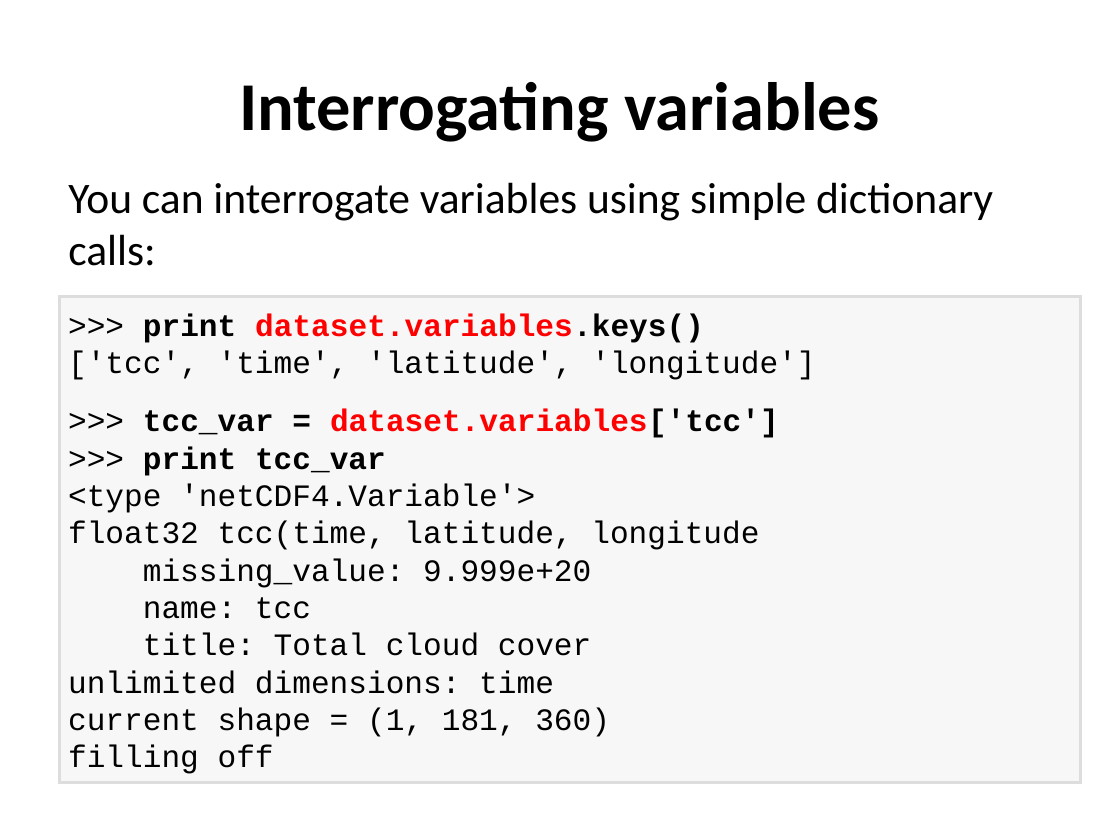
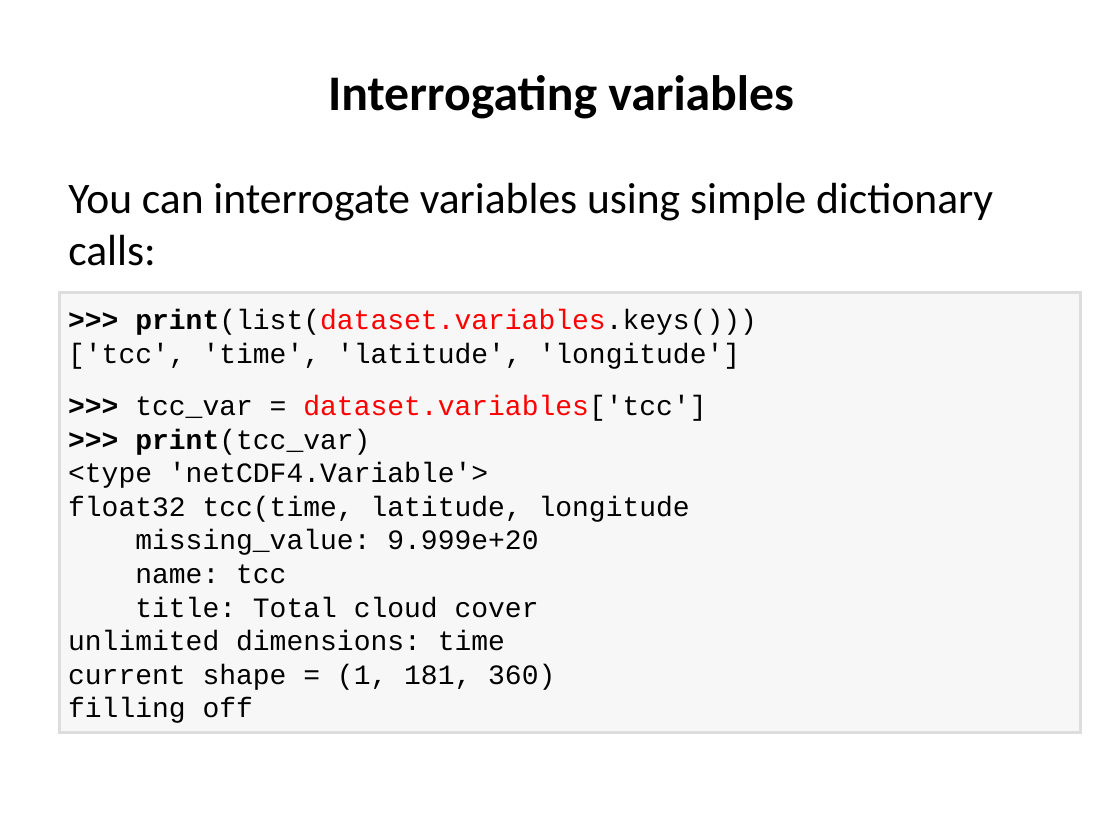
Before and after one commit to ncasuk/ncas-isc, a slide deck: slide 6 of python/presentations/read_write_data/10_read_netcdf_python.ppt. Drawn at 1120x840 pixels with LibreOffice and Linux fonts; fonts in the diff are those of the drawing; background and template pictures are left out. Boxes give left, top, right and bottom in pixels: in the first picture for what was removed or moved away, otherwise in the second. Text is boxed around its words. In the diff, an @@ line names an element or a change of style, - is before the commit and + after.

```diff
--- a/python/presentations/read_write_data/10_read_netcdf_python.ppt
+++ b/python/presentations/read_write_data/10_read_netcdf_python.ppt
@@ title "Interrogating variables": place and size @@
-title "Interrogating variables" at (239,82,880,142)
+title "Interrogating variables" at (328,75,794,119)
@@ title "Interrogating variables" at (328,75,794,119): size 44 to 32 pt; line spacing 1 to 0.9 @@
@@ rectangle ">>> print(list(dataset.variables.keys()))": place and size @@
-rectangle ">>> print(list(dataset.variables.keys()))" at (59,297,1081,783)
+rectangle ">>> print(list(dataset.variables.keys()))" at (59,292,1081,731)
@@ text in rectangle at (135,309,757,335): text changed; size 20 to 18 pt; text colour #FF0000 to #000000; bold off @@
->>> print dataset.variables.keys()
+>>> print(list(dataset.variables.keys()))
@@ text in rectangle at (68,343,741,723): size 20 to 18 pt in "['tcc', 'time', 'latitude', 'longitude']", ">>> tcc_var = dataset.variables['tcc']", "<type 'netCDF4.Variable'>", "float32 tcc(time, latitude, longitude" and 6 more places; bold on in ">>>"; bold off in "tcc_var = dataset.variables['tcc']" @@
@@ text in rectangle at (135,429,370,455): text changed; size 20 to 18 pt; bold off @@
->>> print tcc_var
+>>> print(tcc_var)
```
Also in this commit, not shown: 8 other slides changed, 1 slide added, 1 slide removed, 2 other files.
